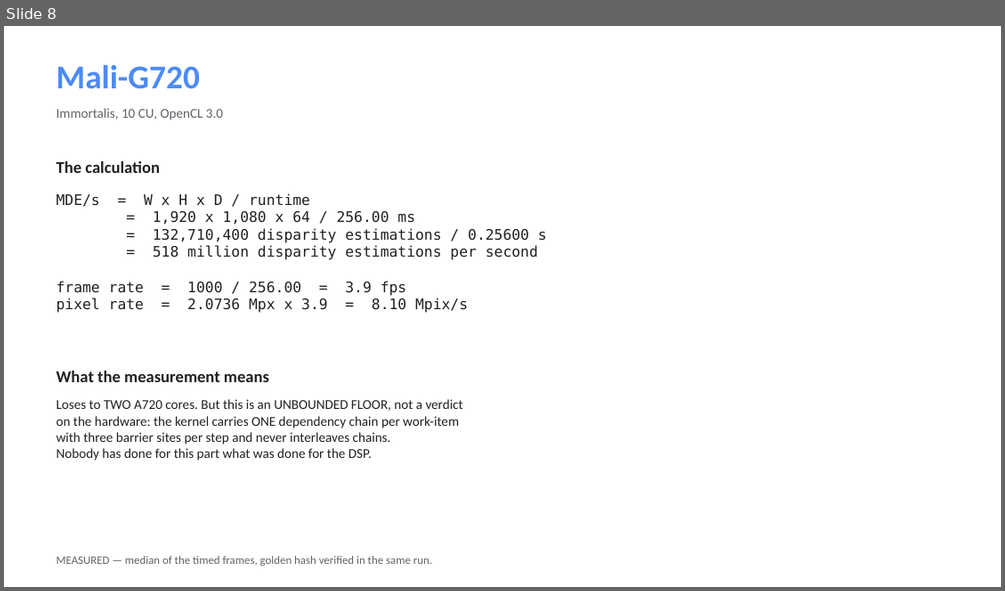
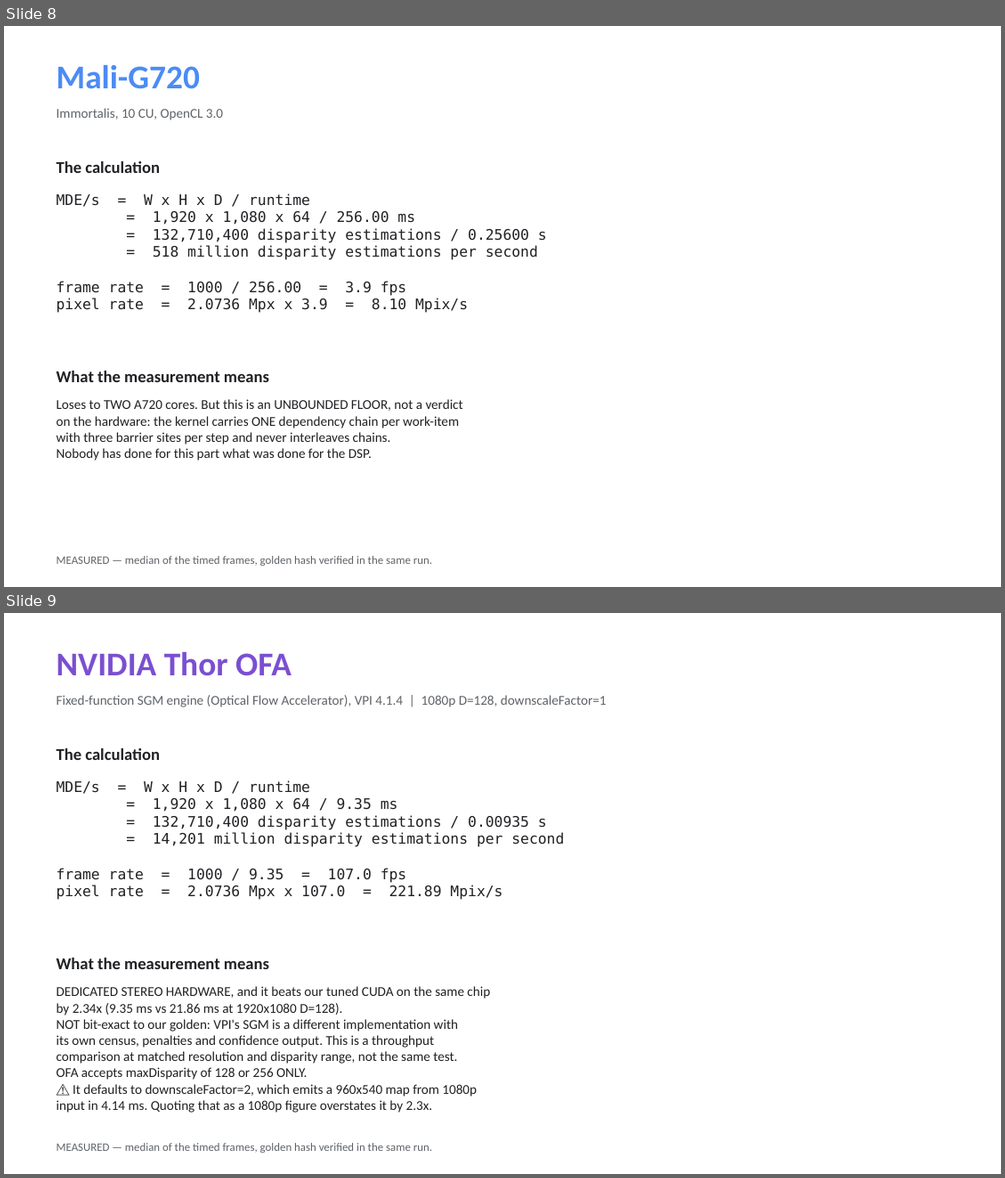
Before and after one commit to kylefoxaustin/sgm-bench, a slide deck: docs/sgm-results.pptx. Shown one above the other, each under a label of ours: slide 8 before the commit, slides 8 and 9 after it. The pictures are 1005x591 and 1005x1178 pixels, drawn with LibreOffice and Linux fonts; fonts in the diff are those of the drawing. Boxes give left, top, right and bottom in pixels: in the first picture for what was removed or moved away, otherwise in the second. Text is boxed around its words. In the diff, an @@ line names an element or a change of style, - is before the commit and + after.

Commit message:
docs: measure the dedicated stereo hardware on both Jetsons -- it wins on Thor, loses on Orin
Both Jetsons carry an OFA (Optical Flow Accelerator) whose VPI header
documents a "semi-global matching (SGM) computation" with optional diagonal
paths -- a fixed-function stereo engine, exposed as VPI_BACKEND_OFA, and
accepting maxDisparity of 128 or 256 only. Measured against our own kernel at
matched resolution and disparity range:

    Thor      ours 21.86 ms / 12,142 MDE/s    OFA  9.35 ms / 28,402   HW +2.34x
    Orin AGX  ours 33.16 ms /  8,005 MDE/s    OFA 72.64 ms /  3,654   SW +2.19x

⭐ The dedicated engine wins on one part and loses on the other. Thor's OFA is
7.8x Orin's at identical settings, a far larger generational jump than the
1.5x between the two GPUs. Whether fixed-function hardware beats a tuned
kernel turns out to be a property of the generation, not of the idea.

⚠️ These rows are NOT bit-exact to our golden and are not gated by it. VPI's
SGM is a different implementation with its own census, penalties and
confidence output, so this is a throughput comparison at matched resolution
and D -- kept in its own figure for exactly that reason.

⚠️ And the same convention trap that made a vendor's quoted figure unusable
earlier in this project turned up again in different silicon: OFA defaults to
downscaleFactor=2, emitting a 960x540 map from 1080p input in 4.14 ms on
Thor. Quoting that as a 1080p result would overstate it by 2.3x. Every number
here is downscaleFactor=1.

Two measurement bugs were caught and fixed en route, both by output that
disagreed with itself rather than by inspection: a regex mangled the env
override so four "different configurations" were one binary measured four
times (5.48-5.91 ms is noise, not a sweep); and an Orin build silently used a
stale sgm_params.h, which the golden gate caught as D=64/GOLDEN FAIL against
a D=128 golden instead of reporting a mislabelled number.

Relabels the GPU rows as "Thor GPU" / "Orin AGX GPU" / "RTX 5090 GPU" to
distinguish the GPU from the SoC now that a second engine on the same SoC is
in the table.

```diff
--- a/docs/sgm-results.pptx
+++ b/docs/sgm-results.pptx
@@ slide 9 added at (4,613,1001,1174), background #FFFFFF @@
@@ text added at (57,652,291,676), 32 pt, text #7B4FD1, bold @@
+NVIDIA Thor OFA
@@ text added at (57,695,607,707), 13 pt, text #5F6368 @@
+Fixed-function SGM engine (Optical Flow Accelerator), VPI 4.1.4 | 1080p D=128, downscaleFactor=1
@@ text added at (57,748,160,760), 16 pt, text #202124, bold @@
+The calculation
@@ text added at (57,780,564,900), 14 pt, text #202124 @@
+MDE/s = W x H x D / runtime
+= 1,920 x 1,080 x 64 / 9.35 ms
+= 132,710,400 disparity estimations / 0.00935 s
+= 14,201 million disparity estimations per second
+frame rate = 1000 / 9.35 = 107.0 fps
+pixel rate = 2.0736 Mpx x 107.0 = 221.89 Mpix/s
@@ text added at (57,957,269,969), 16 pt, text #202124, bold @@
+What the measurement means
@@ text added at (57,986,490,1112), 13 pt, text #202124 @@
+DEDICATED STEREO HARDWARE, and it beats our tuned CUDA on the same chip
+by 2.34x (9.35 ms vs 21.86 ms at 1920x1080 D=128).
+NOT bit-exact to our golden: VPI's SGM is a different implementation with
+its own census, penalties and confidence output. This is a throughput
+comparison at matched resolution and disparity range, not the same test.
+OFA accepts maxDisparity of 128 or 256 ONLY.
+⚠️ It defaults to downscaleFactor=2, which emits a 960x540 map from 1080p
+input in 4.14 ms. Quoting that as a 1080p figure overstates it by 2.3x.
@@ text added at (57,1143,432,1152), 11 pt, text #5F6368 @@
+MEASURED — median of the timed frames, golden hash verified in the same run.
```
Also in this commit, not shown: 4 slides changed, 1 other slide added, 6 other files.
